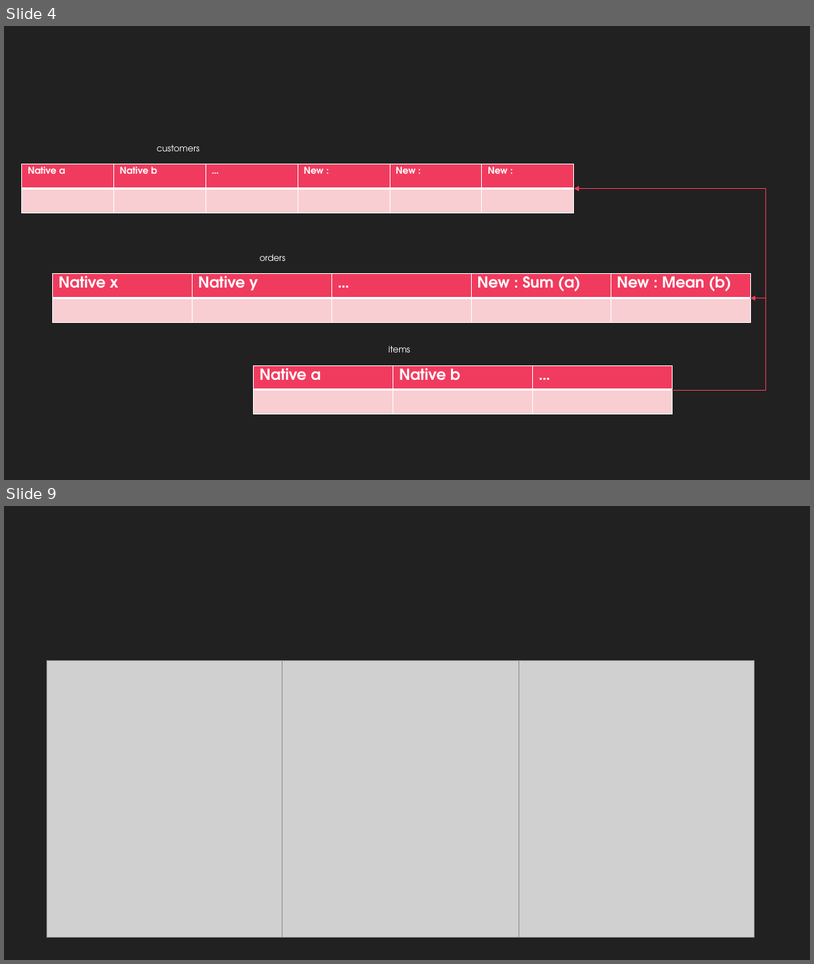
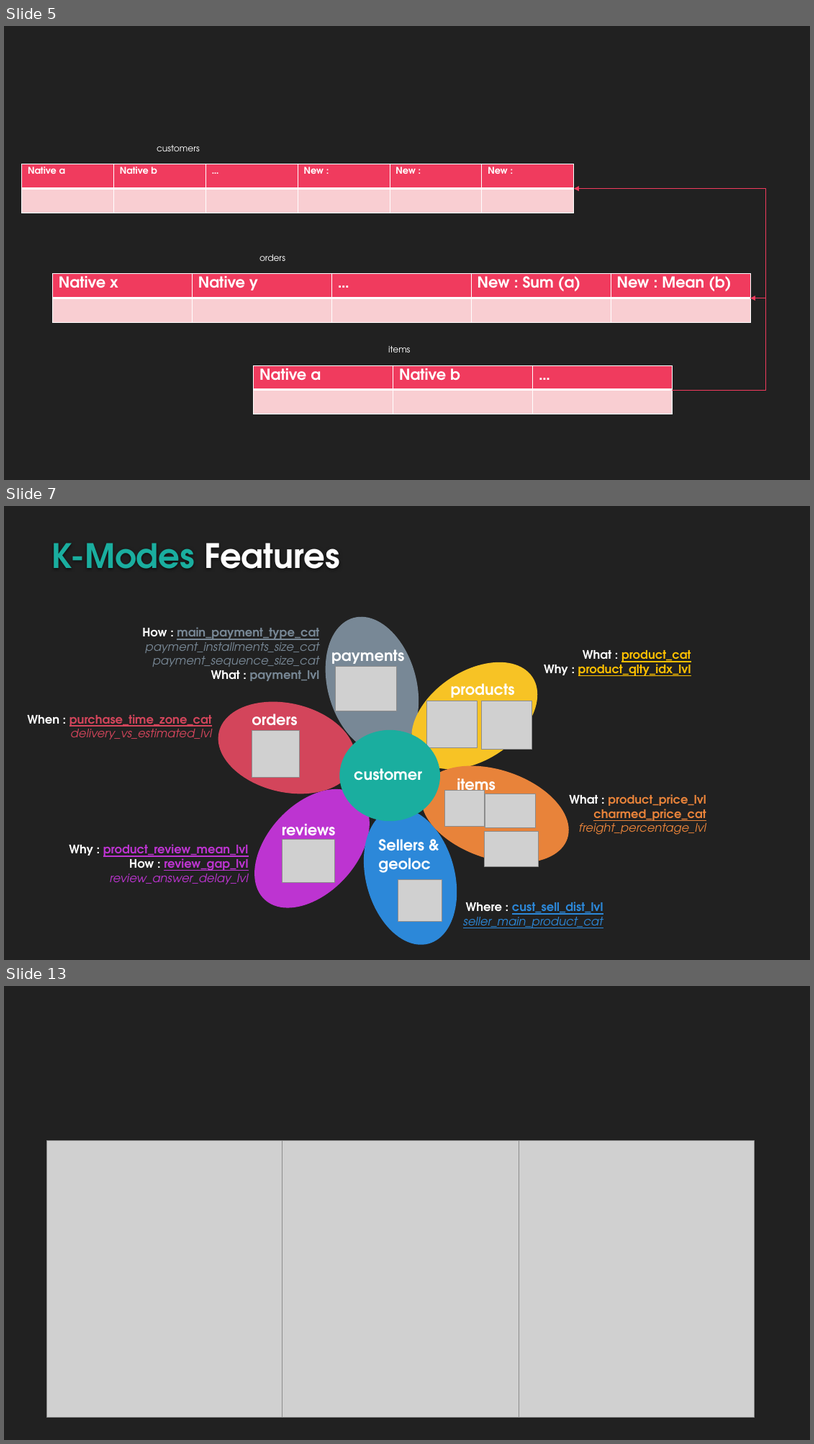
Before and after one commit to EtienneLardeur/P5_CustomerSegmentation, a slide deck: P5Olist_Présentation_initiale.pptx. Shown one above the other, each under a label of ours: slides 4 and 9 before the commit, slides 5, 7 and 13 after it; the slides between them are not shown. The pictures are 814x964 and 814x1444 pixels, drawn with LibreOffice and Linux fonts; fonts in the diff are those of the drawing; grey boxes stand for pictures; background and template pictures are left out. Boxes give left, top, right and bottom in pixels: in the first picture for what was removed or moved away, otherwise in the second. Text is boxed around its words. In the diff, an @@ line names an element or a change of style, - is before the commit and + after.

```diff
--- a/P5Olist_Présentation_initiale.pptx
+++ b/P5Olist_Présentation_initiale.pptx
@@ slide 7 added at (4, 506, 810, 960), background #212121 @@
@@ title added at (52, 543, 340, 569), 40 pt, text #FEFEFE, bold @@
+K-Modes Features
@@ group added at (142, 606, 433, 763): 2 texts, 1 ellipse, 1 picture @@
+payments
+How : main_payment_type_cat
+payment_installments_size_cat
+payment_sequence_size_cat
+What : payment_lvl
@@ group added at (393, 641, 692, 790): 2 texts, 2 pictures, 1 ellipse @@
+products
+What : product_cat
+Why : product_qlty_idx_lvl
@@ group added at (27, 690, 364, 806): 2 texts, 1 ellipse, 1 picture @@
+orders
+When : purchase_time_zone_cat
+delivery_vs_estimated_lvl
@@ ellipse added at (340, 731, 440, 821), fill #1AAE9F, outline #1AAE9F 1.25 pt @@
@@ text added at (354, 768, 422, 780), 18 pt, text #FFFFFF, bold @@
+customer
@@ group added at (409, 749, 707, 880): 3 pictures, 2 texts, 1 ellipse @@
+items
+What : product_price_lvl
+charmed_price_cat
+freight_percentage_lvl
@@ group added at (69, 767, 391, 929): 2 texts, 1 ellipse, 1 picture @@
+reviews
+Why : product_review_mean_lvl
+How : review_gap_lvl
+review_answer_delay_lvl
@@ group added at (350, 798, 604, 955): 2 texts, 1 ellipse, 1 picture @@
+Sellers &
+geoloc
+Where : cust_sell_dist_lvl
+seller_main_product_cat
@@ what was slide 4 is now slide 5 @@
@@ what was slide 9 is now slide 13 @@
```
Also in this commit, not shown: 5 slides changed, 4 other slides added.
